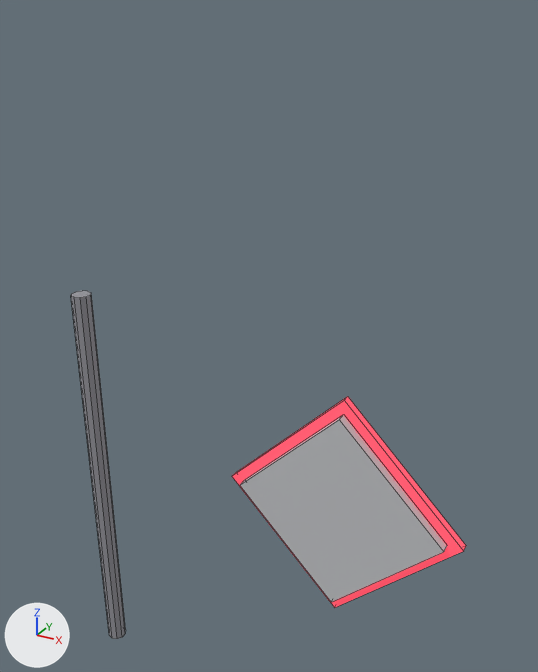
The OBJ model game/Assets/Art/Prologue/_BlenderKit/props/SM_K_RoadSign.obj: old version first, new version second.
Rendered twice from a 50 mm camera at (2.47, -2.58, 2.39) aimed at (0.94, 0.21, 0.99). Lighting does not change. The marker at lower left points along +X, +Y and +Z. The first picture is the older version. Mesh edges are drawn as thin lines. Where no turn or scale is listed for an object, it has been applied to the vertices.

Names of what the first picture shows: 'SM_K_RoadSign'.
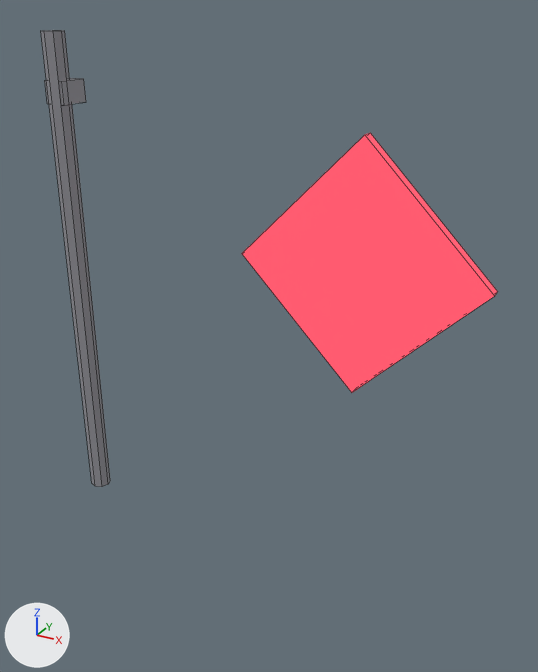
Location of each change, [x1, y1, x2, y2] in pixels of the pictures (538 x 672 px; the box of a moved part takes in the faces that stretch with it):
'SM_K_RoadSign', reshaped (16% wider, 31% taller)
    before: [71, 291, 466, 639]
    after: [41, 30, 498, 487]
part 1 of me_sm_k_roadsign, added
    after: [41, 30, 110, 487]
part 2 of me_sm_k_roadsign, added
    after: [45, 78, 86, 105]
part 3 of me_sm_k_roadsign, moved or reshaped
    before: [232, 397, 466, 608]
    after: [242, 133, 498, 392]
part 4 of me_sm_k_roadsign, moved or reshaped (not visible afterwards)
    before: [240, 415, 447, 602]
part 5 of me_sm_k_roadsign, deleted
    before: [71, 291, 126, 639]

Patch to the scene script:
```diff
--- a/game/Assets/Art/Prologue/_BlenderKit/props/SM_K_RoadSign.obj.py
+++ b/game/Assets/Art/Prologue/_BlenderKit/props/SM_K_RoadSign.obj.py
@@ me_sm_k_roadsign @@
 # used by ob_sm_k_roadsign; location = (0.0, 0.0, 0.0)
-me_sm_k_roadsign.from_pydata(...)  # 36 vertices, 24 faces; spans x -0.05..1.98, y -0.05..0.05, z -1.1..1.1
+me_sm_k_roadsign.from_pydata(...)  # 40 vertices, 28 faces; spans x -0.05..1.97, y -0.05..0.12, z 0.0..2.3
+# me_sm_k_roadsign part 1: a new loose piece, an 8-sided cylinder along z spanning x -0.05..0.05, y -0.05..0.05, z 0.0..2.3, in mat_surf_metal_lamp (grey #95959b)
+# me_sm_k_roadsign part 2: a new loose piece, a box spanning x -0.05..0.05, y -0.03..0.11, z 2.0..2.1, in mat_surf_metal_lamp (grey #95959b)
+# me_sm_k_roadsign part 3: the loose piece of 8 vertices spanning x 0.85..1.98, y 0.0..0.04, z -0.25..0.88 is scaled about its middle by (0.925, 1.25, 0.925), then moved by (0.04, 0.0, 1.14)
+# me_sm_k_roadsign part 4: the loose piece of 8 vertices spanning x 0.92..1.91, y -0.05..0.01, z -0.18..0.81 is scaled about its middle by (0.857, 1, 0.857), then moved by (0.04, 0.11, 1.14)
+# me_sm_k_roadsign part 5: the loose piece of 20 vertices spanning x -0.05..0.05, y -0.05..0.05, z -1.1..1.1 is deleted
 me_sm_k_roadsign.materials.append(mat_surf_metal_lamp)
```
